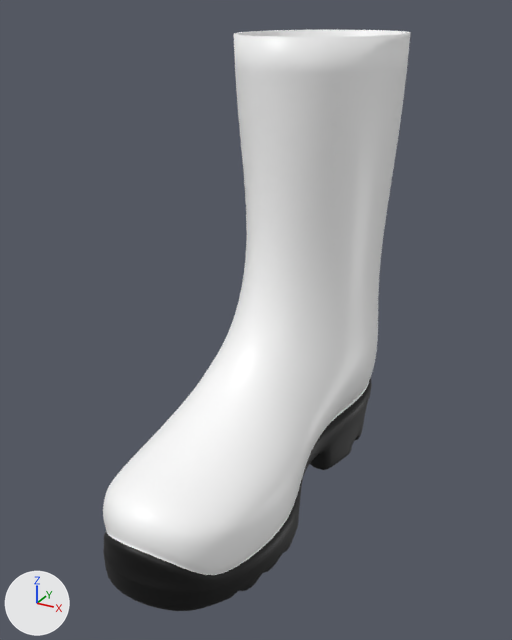
Before and after pictures for a commit that changed the glTF model assets/models/right_boot.glb.
The view is the same before and after, from a camera (50 mm lens) standing at (0.375, -0.327, 0.271) and looking at (0.2, -0.008, 0.111). Arrows for +X, +Y and +Z are at lower left; the lights stay in place. The picture after the commit comes second. Vertices at exactly the same position are counted once.

The first picture shows 'rubber_boots_dirt_r_LOD0'.
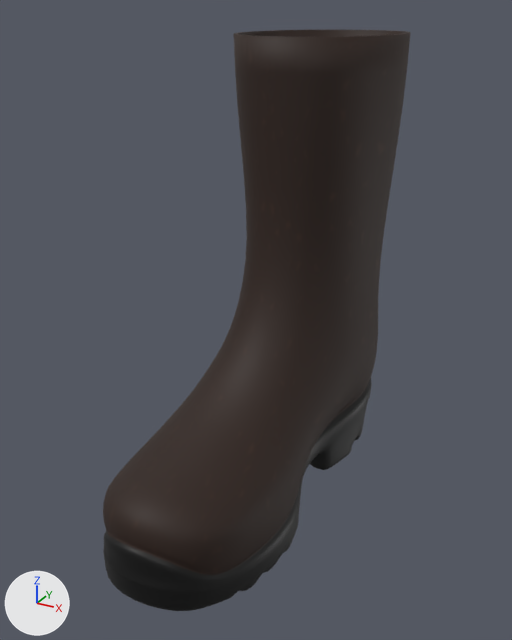
What the commit changed:
Picture 'rubber_boots_dirt_r_LOD0_Normal' (img_rubber_boots_dirt_r_lod0_normal) is new.
Picture 'rubber_boots_dirt_r_LOD0_Color' (img_rubber_boots_dirt_r_lod0_color) is new.
Picture 'rubber_boots_dirt_r_LOD0_Roughness' (img_rubber_boots_dirt_r_lod0_roughness) is new.
Material 'Leather.001' (mat_leather_001) is new.
Uses the picture img_rubber_boots_dirt_r_lod0_color.
Uses the picture img_rubber_boots_dirt_r_lod0_normal.
Uses the picture img_rubber_boots_dirt_r_lod0_roughness.
me_rubber_boots_lod0_r has 6098 vertices, 12192 faces and spans x -0.045..0.046, y -0.132..0.134, z 0.0..0.259.
me_rubber_boots_lod0_r is used by ob_rubber_boots_dirt_r_lod0; location (0.2, 0.0, 0.0).
me_rubber_boots_lod0_r part 1: all 4048 faces that had it switch from mat_leather (white #ffffff) to mat_leather_001.
me_rubber_boots_lod0_r part 2: texture (UV) coordinates of 12192 of 12192 faces, centred in x -0.045..0.046, y -0.132..0.133, z 0.0..0.259, changed; they spanned u 0.01..0.99, v 0.02..0.99 and now span u 0.0..1.0, v 0.0..0.98.

Changed parts and their boxes (x1, y1, x2, y2) in the pictures (512 x 640 px):
'rubber_boots_dirt_r_LOD0', recoloured, surface changed (darker)
    both: (103, 30, 411, 579)
part 1 of me_rubber_boots_lod0_r, recoloured (darker)
    both: (103, 30, 411, 575)
part 2 of me_rubber_boots_lod0_r, surface changed (darker)
    both: (103, 30, 411, 579)
